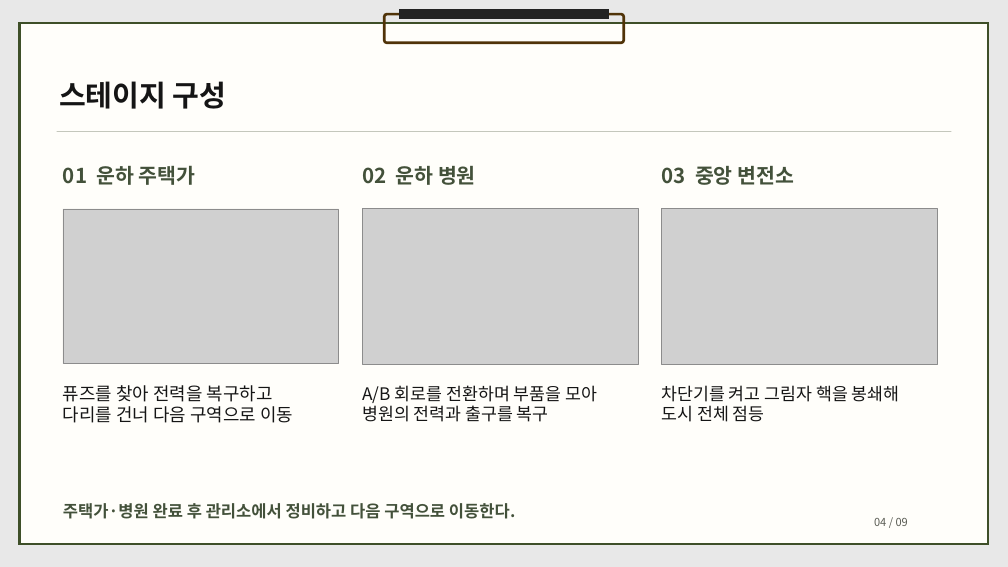
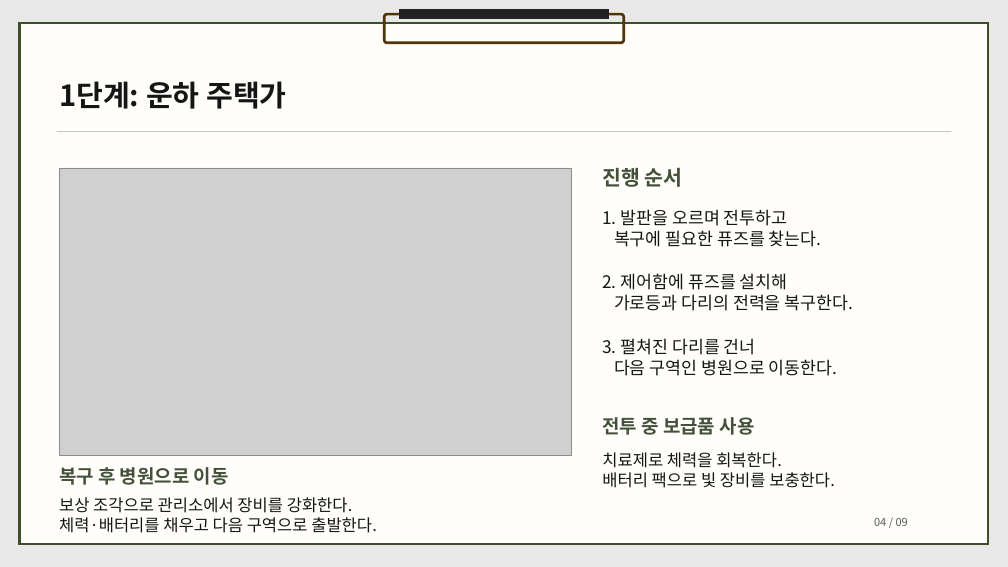
Before and after one commit to dbguswh/2Dgame_project, a slide deck: slide 4 of docs/2D게임프로그래밍 1차발표.pptx. Drawn at 1008x567 pixels with LibreOffice and Linux fonts; fonts in the diff are those of the drawing; grey boxes stand for pictures. Boxes give left, top, right and bottom in pixels: in the first picture for what was removed or moved away, otherwise in the second. Text is boxed around its words. In the diff, an @@ line names an element or a change of style, - is before the commit and + after.

```diff
--- a/docs/2D게임프로그래밍 1차발표.pptx
+++ b/docs/2D게임프로그래밍 1차발표.pptx
@@ text at [59, 81, 286, 109]: text changed @@
-스테이지 구성
+1단계: 운하 주택가
@@ picture: place and size @@
-picture at [63, 209, 339, 363]
+picture at [59, 168, 571, 456]
@@ text removed at [63, 165, 196, 185] @@
-01 운하 주택가
@@ text removed at [362, 166, 476, 185] @@
-02 운하 병원
@@ text added at [602, 167, 683, 187], 29.2 pt, text #43513A, bold @@
+진행 순서
@@ text removed at [662, 166, 794, 185] @@
-03 중앙 변전소
@@ picture removed at [362, 209, 638, 364] @@
@@ text added at [602, 209, 822, 247], 24.8 pt, text #151515 @@
+1. 발판을 오르며 전투하고
+복구에 필요한 퓨즈를 찾는다.
@@ picture removed at [661, 209, 937, 364] @@
@@ text added at [602, 273, 854, 311], 24.8 pt, text #151515 @@
+2. 제어함에 퓨즈를 설치해
+가로등과 다리의 전력을 복구한다.
@@ text added at [602, 338, 838, 376], 24.8 pt, text #151515 @@
+3. 펼쳐진 다리를 건너
+다음 구역인 병원으로 이동한다.
@@ text removed at [63, 385, 293, 423] @@
-퓨즈를 찾아 전력을 복구하고
-다리를 건너 다음 구역으로 이동
@@ text removed at [362, 385, 597, 422] @@
-A/B 회로를 전환하며 부품을 모아
-병원의 전력과 출구를 복구
@@ text removed at [662, 385, 900, 422] @@
-차단기를 켜고 그림자 핵을 봉쇄해
-도시 전체 점등
@@ text added at [602, 417, 755, 435], 27 pt, text #43513A, bold @@
+전투 중 보급품 사용
@@ text added at [59, 467, 229, 485], 27 pt, text #43513A, bold @@
+복구 후 병원으로 이동
@@ text added at [602, 452, 835, 488], 23.6 pt, text #151515 @@
+치료제로 체력을 회복한다.
+배터리 팩으로 빛 장비를 보충한다.
@@ text at [59, 497, 377, 533]: text changed; text colour #43513A to #151515; bold off @@
-주택가·병원 완료 후 관리소에서 정비하고 다음 구역으로 이동한다.
+보상 조각으로 관리소에서 장비를 강화한다.
+체력·배터리를 채우고 다음 구역으로 출발한다.
```
Also in this commit, not shown: 2 slides added, 2 slides removed.
